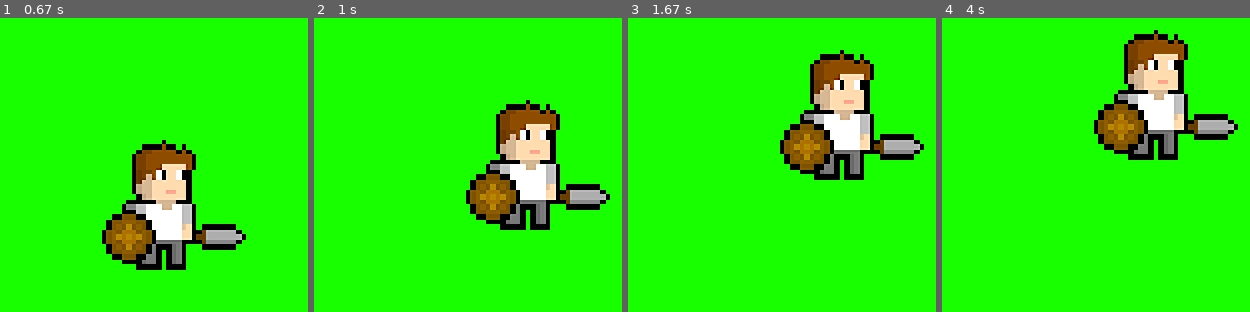
Above: before the commit, frames 1-4 (left to right).
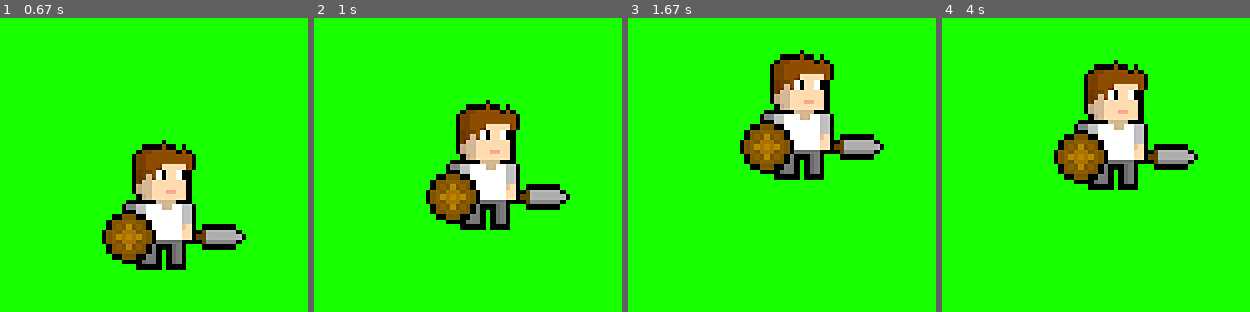
Above: after the commit, the same moments.

Repository: Farofeiro231/Python_Game
Game: pygame game, started from RPG/BouncingPanda.py
The game is run twice, just before and just after one commit, with the same random seed, the same clock (stepped at 60 frames per second) and the same inputs.
Inputs:
- Up to frame 1 (0.67 s): hold Right from 0.33 s (still down)
- Up to frame 2 (1 s): release Right at 0.8 s; hold Up from 0.83 s (still down)
- Up to frame 3 (1.67 s): release Up at 1.13 s
- Up to frame 4 (4 s): tap W at 1.67 s; hold Down 2.57-2.87 s; hold Up 3.33-3.7 s; tap S at 3.73 s

Frame 1 is identical in both runs. In frame 2, 15% of the frame differs, in the area x 36-97%, y 27-73%; in frame 3, 15%; in frame 4, 17%, in the area x 36-97%, y 4-59%.

Commit message:
Camera is now following the player

Diff:
--- a/RPG/BouncingPanda.py
+++ b/RPG/BouncingPanda.py
@@ -4,9 +4,9 @@
 FPS = 30
 WINWIDTH = 640
 WINHEIGHT = 480
+HALF_WINWIDHT = int(WINWIDTH/2)
+HALF_WINHEIGHT = int(WINHEIGHT/2)
 SIZE = 80
-HEROWORLDX = int(WINWIDTH/2)
-HEROWORLDY = int(WINHEIGHT/2)
 CAM_OFFSET = 90
 hero_face = 'right'
 
@@ -33,10 +33,10 @@
 L_HERO = pygame.transform.flip(R_HERO, True, False)
 
 hero = {'surface': pygame.transform.scale(R_HERO, (SIZE, SIZE)),
-         'x': HEROWORLDX,
-         'y': HEROWORLDY,
+         'x': HALF_WINWIDHT,
+         'y': HALF_WINHEIGHT,
          'size': SIZE}
-scaledHero = pygame.transform.scale(hero['surface'], (hero['size'], hero['size']))
+#scaledHero = pygame.transform.scale(hero['surface'], (hero['size'], hero['size']))
 
 #pygame.mixer.music.load('sounds/triumph.wav') #plays the backgournd sound
 #pygame.mixer.music.play(-1, 0.0) #plays it forever (-1) and from the beginning (0.0)
@@ -52,7 +52,7 @@
                                hero['size'])
 
     DISPLAYSURF.fill(BAMBOO)
-    DISPLAYSURF.blit(scaledHero, hero['rect'])
+    DISPLAYSURF.blit(hero['surface'], hero['rect'])
     event = pygame.key.get_pressed()
         #if event.type == KEYDOWN:
     if event[pygame.K_UP] or event[pygame.K_w]:
@@ -69,11 +69,23 @@
             hero_face = 'right'
     if event[pygame.K_DOWN] or event[pygame.K_s]:
         hero['y'] += 5
+
     for evento in pygame.event.get():
         if evento.type == QUIT:
             pygame.mixer.music.stop()
             pygame.quit()
             sys.exit()
 
+    heroCenterx = hero['x'] + int(hero['size']/2)
+    heroCentery = hero['y'] + int(hero['size']/2)
+
+    if (camerax + HALF_WINWIDHT) - heroCenterx > CAM_OFFSET:
+        camerax = heroCenterx + CAM_OFFSET - HALF_WINWIDHT
+    elif heroCenterx - (camerax + HALF_WINWIDHT) > CAM_OFFSET:
+        camerax = heroCenterx - CAM_OFFSET - HALF_WINWIDHT
+    if (cameray + HALF_WINWIDHT) - heroCentery > CAM_OFFSET:
+        cameray = heroCentery + CAM_OFFSET - HALF_WINWIDHT
+    elif heroCentery - (cameray + HALF_WINWIDHT) > CAM_OFFSET:
+        cameray = heroCentery - CAM_OFFSET - HALF_WINWIDHT
     pygame.display.update()
     fpsClock.tick(FPS)
